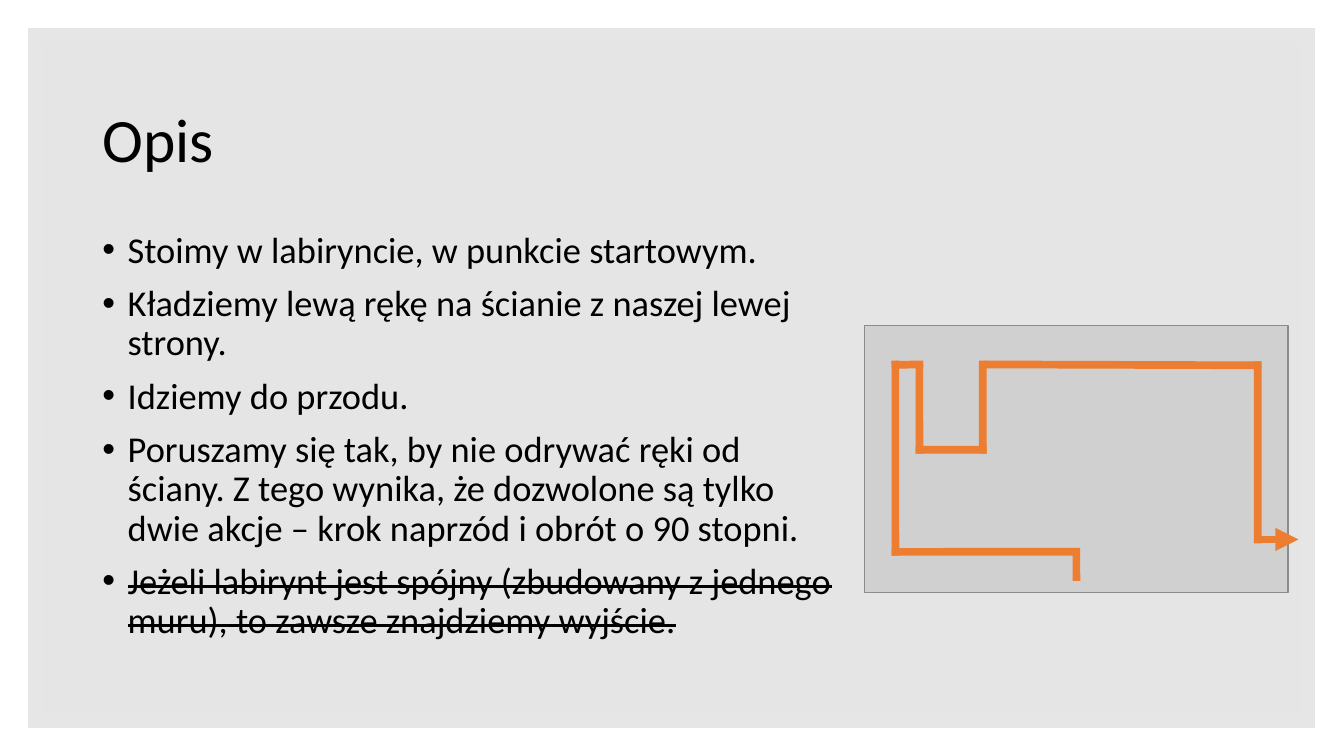
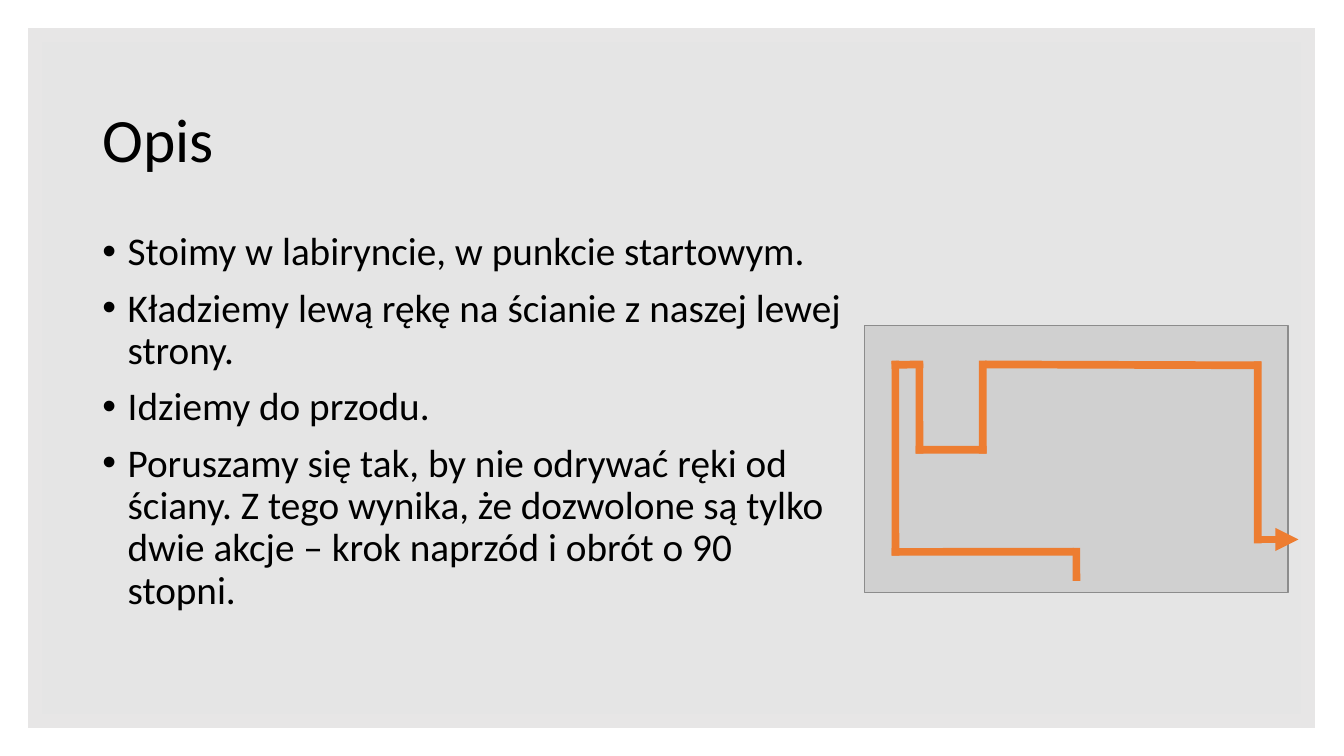
Before and after one commit to blackbat13/CS-HTiEW, a slide deck: slide 2 of Wprowadzenie do algorytmów/III. Wprowadzenie do algorytmów/Metoda lewej ręki.odp. Drawn at 1344x756 pixels with LibreOffice and Linux fonts; fonts in the diff are those of the drawing; grey boxes stand for pictures. Boxes give left, top, right and bottom in pixels: in the first picture for what was removed or moved away, otherwise in the second. Text is boxed around its words. In the diff, an @@ line names an element or a change of style, - is before the commit and + after.

```diff
--- a/Wprowadzenie do algorytmów/III. Wprowadzenie do algorytmów/Metoda lewej ręki.odp
+++ b/Wprowadzenie do algorytmów/III. Wprowadzenie do algorytmów/Metoda lewej ręki.odp
@@ text "Stoimy w labiryncie, w punkcie ..." at (128,237,841,611): size 26 to 28 pt @@
@@ text at (128,567,831,640): paragraph removed @@
-• Jeżeli labirynt jest spójny (zbudowany z jednego muru), to zawsze znajdziemy wyjście.
```
Also in this commit, not shown: 1 other file.
